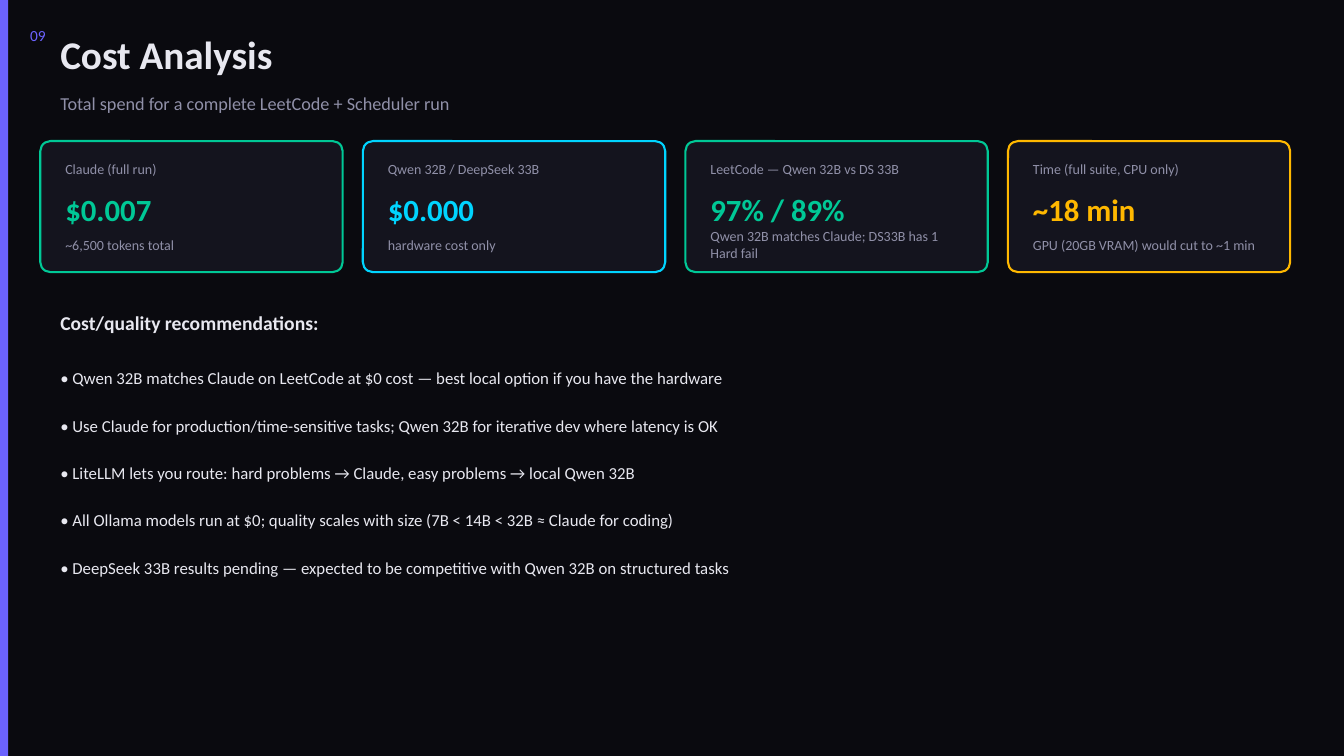
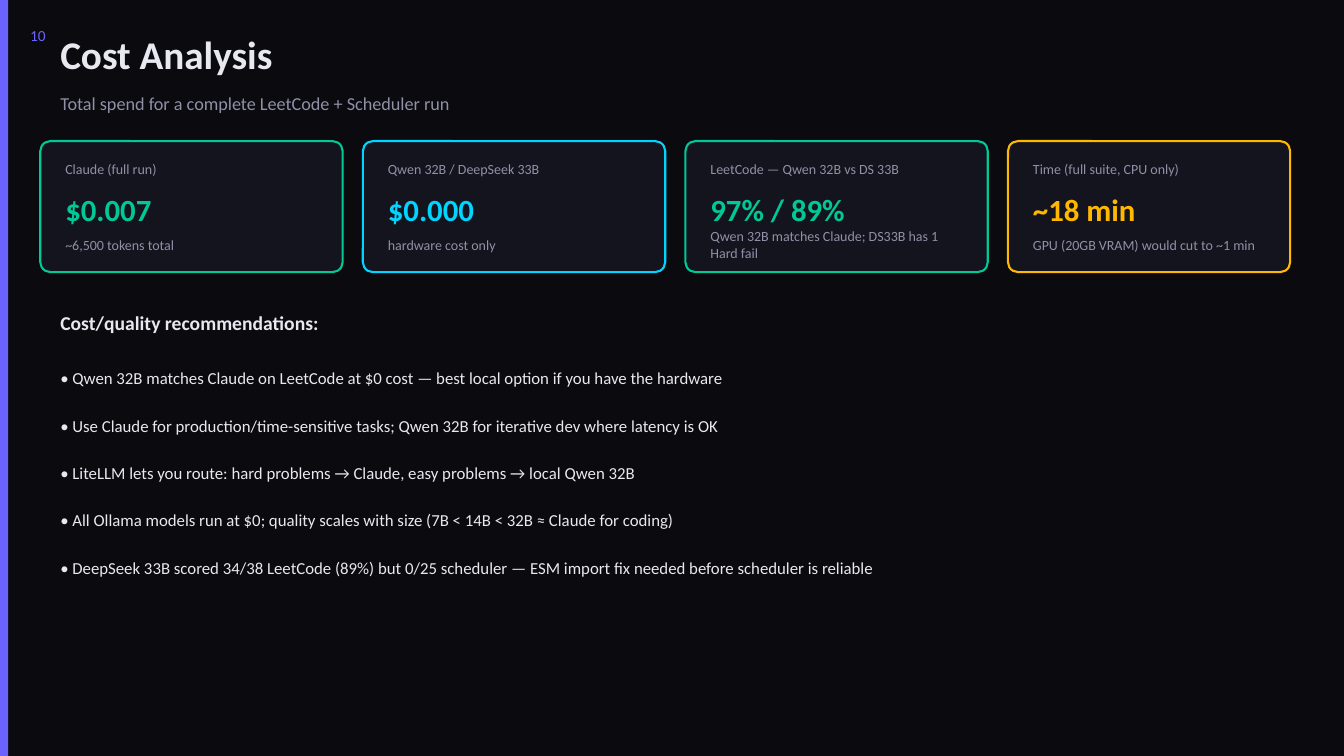
Before and after one commit to dhir-man/Claude-Trading-Bot, a slide deck: slide 10 of LLM-Coding-Eval-Report.pptx (slide 9 before the commit). Drawn at 1344x756 pixels with LibreOffice and Linux fonts; fonts in the diff are those of the drawing. Boxes give left, top, right and bottom in pixels: in the first picture for what was removed or moved away, otherwise in the second. Text is boxed around its words. In the diff, an @@ line names an element or a change of style, - is before the commit and + after.

```diff
--- a/LLM-Coding-Eval-Report.pptx
+++ b/LLM-Coding-Eval-Report.pptx
@@ text at [30,31,46,41]: text changed @@
-09
+10
@@ text at [72,562,873,577]: text changed @@
-• DeepSeek 33B results pending — expected to be competitive with Qwen 32B on structured tasks
+• DeepSeek 33B scored 34/38 LeetCode (89%) but 0/25 scheduler — ESM import fix needed before scheduler is reliable
```
Also in this commit, not shown: 5 other slides changed, 1 slide added, 3 other files.
